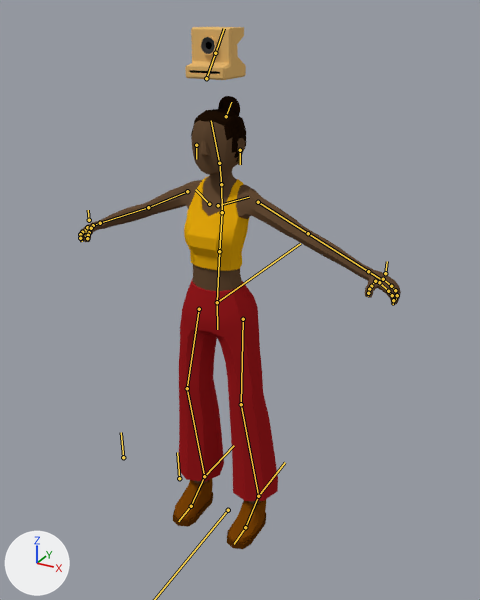
The Blender file Documentacao/Personagens/Joana/joana.blend, before and after one commit.
Before and after are seen from a 50 mm lens placed at (1.153, -1.991, 2.012), pointed at (0.075, -0.03, 1.031). The lights are fixed; the arrows at lower left show +X, +Y and +Z. The bones that bend it are drawn over the model as lines.

In view in the first picture: 'Joana'.
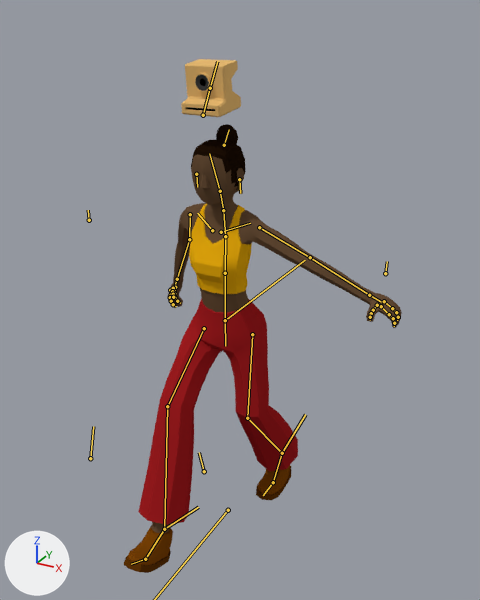
The newer file adds an action. The first version stands in its rest pose; the second is drawn at frame 0 of the action 'Walk Cycle'.

Location of each change, [x1, y1, x2, y2] in pixels of the pictures (480 x 600 px):
'Joana', posed (14% narrower): before [79, 27, 401, 549]; after [124, 59, 402, 573]
bone 'MASTER', root to tip: before (217, 302) to (300, 243); after (225, 320) to (305, 260)
bone 'Belly', root to tip: before (217, 302) to (219, 251); after (225, 320) to (225, 273)
bone 'Clavicle.R', root to tip: before (209, 204) to (195, 189); after (212, 230) to (197, 213)
bone 'Arm.R', root to tip: before (187, 191) to (148, 207); after (190, 214) to (189, 239)
bone 'Forearm.R', root to tip: before (148, 207) to (100, 223); after (189, 239) to (177, 279)
bone 'Hand.R', root to tip: before (100, 223) to (91, 226); after (177, 279) to (174, 288)
bone 'Leg.L', root to tip: before (243, 319) to (241, 404); after (252, 334) to (247, 418)
bone 'Toes.L', root to tip: before (245, 527) to (234, 544); after (273, 482) to (263, 495)
bone 'Leg.R', root to tip: before (199, 309) to (187, 388); after (204, 328) to (167, 406)
bone 'Toes.R', root to tip: before (191, 506) to (178, 521); after (145, 559) to (131, 564)
bone 'IKLegCtr.L', root to tip: before (258, 496) to (285, 462); after (282, 453) to (305, 414)
bone 'IKLegCtrl.R', root to tip: before (204, 476) to (234, 445); after (164, 529) to (198, 507)

The change, as a list of edits to the scene's bpy script:
```text
Change bone_master:
    where bone_master = bpy.data.objects['JoanaRig'].pose.bones['MASTER']  # child of 'ROOT'
    bone_master.location: (0.0, 0.0, 0.0) -> (0.0, 0.058, -0.098)
Change bone_belly:
    where bone_belly = bpy.data.objects['JoanaRig'].pose.bones['Belly']  # child of 'MASTER'
    bone_belly.rotation_quaternion: (1.0, 0.0, 0.0, 0.0) -> (0.999, 0.055, 0.0, 0.0)  # degrees (0, 0, 0) -> degrees (6, 0, 0)
Change bone_clavicle_r:
    where bone_clavicle_r = bpy.data.objects['JoanaRig'].pose.bones['Clavicle.R']  # child of 'Traps'
    bone_clavicle_r.rotation_quaternion: (1.0, 0.0, 0.0, 0.0) -> (0.997, 0.042, -0.066, 0.011)  # degrees (0, 0, 0) -> degrees (5, -8, 1)
Change bone_arm_r:
    where bone_arm_r = bpy.data.objects['JoanaRig'].pose.bones['Arm.R']  # child of 'Clavicle.R'
    bone_arm_r.rotation_quaternion: (1.0, 0.0, 0.0, 0.0) -> (0.911, -0.139, 0.198, -0.334)  # degrees (0, 0, 0) -> degrees (-24, 15, -44)
Change bone_forearm_r:
    where bone_forearm_r = bpy.data.objects['JoanaRig'].pose.bones['Forearm.R']  # child of 'Arm.R'
    bone_forearm_r.rotation_quaternion: (1.0, 0.0, 0.0, 0.0) -> (0.986, -0.16, 0.023, 0.037)  # degrees (0, 0, 0) -> degrees (-18, 3, 4)
Change bone_hand_r:
    where bone_hand_r = bpy.data.objects['JoanaRig'].pose.bones['Hand.R']  # child of 'Forearm.R'
    bone_hand_r.rotation_quaternion: (1.0, 0.0, 0.0, 0.0) -> (0.969, -0.047, -0.225, 0.09)  # degrees (0, 0, 0) -> degrees (-8, -25, 13)
Change bone_leg_l:
    where bone_leg_l = bpy.data.objects['JoanaRig'].pose.bones['Leg.L']  # child of 'Hips'
    bone_leg_l.location: (0.0, 0.0, 0.0) -> (-0.001, -0.003, 0.018)
Change bone_toes_l:
    where bone_toes_l = bpy.data.objects['JoanaRig'].pose.bones['Toes.L']  # child of 'Foot.L'
    bone_toes_l.rotation_quaternion: (1.0, 0.0, 0.0, 0.0) -> (0.989, -0.148, 0.0, 0.0)  # degrees (0, 0, 0) -> degrees (-17, 0, 0)
Change bone_leg_r:
    where bone_leg_r = bpy.data.objects['JoanaRig'].pose.bones['Leg.R']  # child of 'Hips'
    bone_leg_r.location: (0.0, 0.0, 0.0) -> (-0.001, 0.004, -0.023)
    bone_leg_r.rotation_quaternion: (1.0, 0.0, 0.0, 0.0) -> (0.647, 0.759, -0.044, -0.053)  # degrees (0, 0, 0) -> degrees (99, 1, -8)
Change bone_toes_r:
    where bone_toes_r = bpy.data.objects['JoanaRig'].pose.bones['Toes.R']  # child of 'Foot.R'
    bone_toes_r.rotation_quaternion: (1.0, 0.0, 0.0, 0.0) -> (0.989, -0.151, 0.0, 0.0)  # degrees (0, 0, 0) -> degrees (-17, 0, 0)
Change bone_iklegctr_l:
    where bone_iklegctr_l = bpy.data.objects['JoanaRig'].pose.bones['IKLegCtr.L']  # child of 'ROOT'
    bone_iklegctr_l.location: (0.0, 0.0, 0.0) -> (-0.024, 0.284, 0.034)
    bone_iklegctr_l.rotation_quaternion: (1.0, 0.0, 0.0, 0.0) -> (0.993, 0.118, 0.0, 0.0)  # degrees (0, 0, 0) -> degrees (14, 0, 0)
Change bone_iklegctrl_r:
    where bone_iklegctrl_r = bpy.data.objects['JoanaRig'].pose.bones['IKLegCtrl.R']  # child of 'ROOT'
    bone_iklegctrl_r.location: (0.0, 0.0, 0.0) -> (0.023, -0.343, -0.017)
    bone_iklegctrl_r.rotation_quaternion: (1.0, 0.0, 0.0, 0.0) -> (0.989, -0.147, 0.0, 0.0)  # degrees (0, 0, 0) -> degrees (-17, 0, 0)
```
